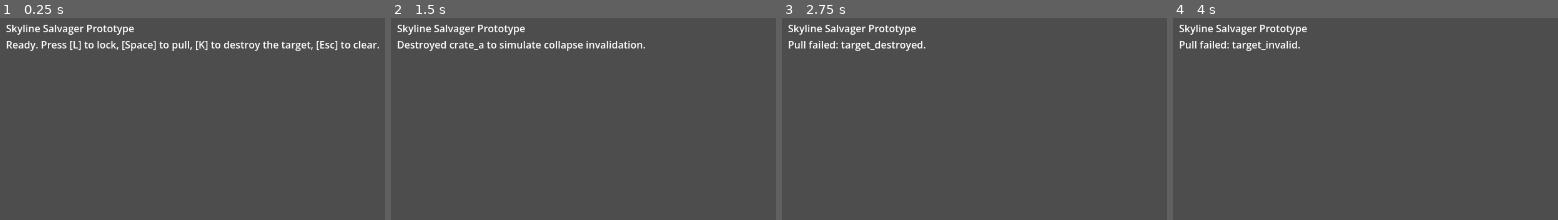
Above: before the commit, frames 1-4 (left to right).
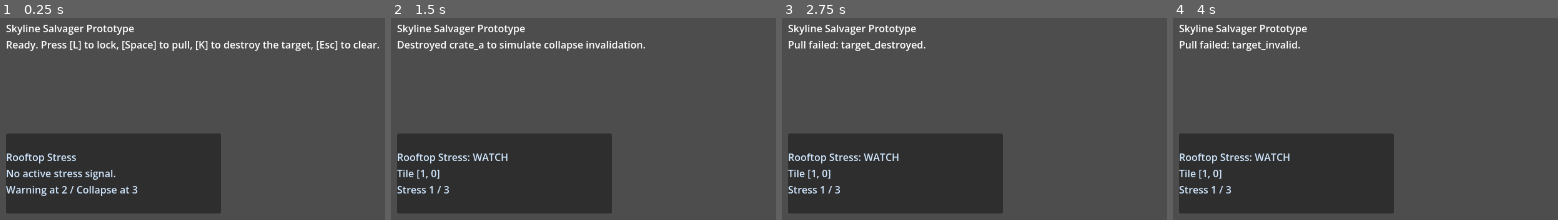
Above: after the commit, the same moments.

Repository: zen-python/Skyline-Salvager
Game: Godot game, scene res://scenes/PrototypeMain.tscn
Two runs of this game, one before a commit and one after it. Both use one fixed random seed, a clock stepped at 60 frames per second and the inputs below.
Inputs:
- Up to frame 1 (0.25 s): no input
- Up to frame 2 (1.5 s): tap L at 0.5, 0.6 s; tap Space at 0.77, 1.25 s; tap K at 1.35 s
- Up to frame 3 (2.75 s): tap Space at 1.52 s; tap Enter at 2 s; tap L at 2.1 s
- Up to frame 4 (4 s): tap Space at 2.75, 3.02, 3.77 s; tap K at 2.85 s; tap Enter at 3.5 s; tap L at 3.6 s

The runs differ from the first frame. In frame 1, 21% of the frame differs, in the area x 1-58%, y 57-97%; in frame 2, 21%; in frame 3, 21%; in frame 4, 21%.

Commit message:
Implement Story 002 rooftop stress telegraph

Diff:
--- a/scenes/PrototypeMain.tscn
+++ b/scenes/PrototypeMain.tscn
@@ -13,3 +13,17 @@
 offset_right = 1040.0
 offset_bottom = 180.0
 text = "Skyline Salvager Prototype"
+
+[node name="StressPanel" type="PanelContainer" parent="CanvasLayer"]
+offset_left = 24.0
+offset_top = 204.0
+offset_right = 368.0
+offset_bottom = 332.0
+
+[node name="StressLabel" type="Label" parent="CanvasLayer/StressPanel"]
+offset_left = 12.0
+offset_top = 12.0
+offset_right = 320.0
+offset_bottom = 108.0
+text = "Rooftop Stress"
+autowrap_mode = 2
--- a/src/gameplay/prototype_main.gd
+++ b/src/gameplay/prototype_main.gd
@@ -4,17 +4,33 @@
 const SalvageCrateScript = preload("res://src/gameplay/salvage_crate.gd")
 const SalvageGridScript = preload("res://src/gameplay/salvage_grid.gd")
 const STATE_PULLING = "pulling"
+const TELEGRAPH_IDLE = "idle"
+const TELEGRAPH_WATCH = "watch"
+const TELEGRAPH_WARNING = "warning"
+const TELEGRAPH_CRITICAL = "critical"
+
+@export var warning_threshold: int = 2
+@export var collapse_threshold: int = 3
+@export var stress_watch_color: Color = Color(0.82, 0.91, 1.0)
+@export var stress_warning_color: Color = Color(1.0, 0.78, 0.31)
+@export var stress_critical_color: Color = Color(1.0, 0.42, 0.42)
 
 @onready var status_label: Label = $CanvasLayer/StatusLabel
+@onready var stress_label: Label = $CanvasLayer/StressPanel/StressLabel
 
 var salvage_grid: Variant = null
 var salvage_beam: Variant = null
 var salvage_crates: Array = []
 var selected_crate_index: int = 0
+var telegraph_tile: Vector2i = Vector2i.ZERO
+var telegraph_stress: int = 0
+var telegraph_state: String = TELEGRAPH_IDLE
+var has_telegraph_tile: bool = false
 
 
 func _ready() -> void:
 	salvage_grid = SalvageGridScript.new()
+	salvage_grid.stress_applied.connect(_on_grid_stress_applied)
 	salvage_beam = SalvageBeamScript.new()
 	salvage_beam.configure(salvage_grid, Vector2i.ZERO)
 	salvage_beam.lock_acquired.connect(_on_lock_acquired)
@@ -23,6 +39,7 @@
 	salvage_beam.pull_step_completed.connect(_on_pull_step_completed)
 	salvage_beam.pull_failed.connect(_on_pull_failed)
 	_spawn_demo_crates()
+	_refresh_stress_telegraph()
 	_refresh_status("Ready. Press [L] to lock, [Space] to pull, [K] to destroy the target, [Esc] to clear.")
 
 
@@ -106,3 +123,66 @@
 
 func _refresh_status(message: String) -> void:
 	status_label.text = "Skyline Salvager Prototype\n%s" % message
+
+
+func get_stress_telegraph_snapshot() -> Dictionary:
+	return {
+		"state": telegraph_state,
+		"tile": telegraph_tile if has_telegraph_tile else null,
+		"stress": telegraph_stress,
+		"warning_threshold": warning_threshold,
+		"collapse_threshold": collapse_threshold,
+		"text": stress_label.text,
+	}
+
+
+func _on_grid_stress_applied(tile: Vector2i, previous_value: int, new_value: int, source: String) -> void:
+	telegraph_tile = tile
+	telegraph_stress = new_value
+	has_telegraph_tile = true
+	telegraph_state = _get_telegraph_state(new_value)
+	_refresh_stress_telegraph()
+
+
+func _get_telegraph_state(stress_value: int) -> String:
+	if stress_value >= collapse_threshold:
+		return TELEGRAPH_CRITICAL
+	if stress_value >= warning_threshold:
+		return TELEGRAPH_WARNING
+	return TELEGRAPH_WATCH
+
+
+func _refresh_stress_telegraph() -> void:
+	var heading := "Rooftop Stress"
+	var body := "No active stress signal."
+
+	if has_telegraph_tile:
+		heading = "Rooftop Stress: %s" % telegraph_state.to_upper()
+		body = "Tile %s\nStress %d / %d" % [
+			_format_tile(telegraph_tile),
+			telegraph_stress,
+			collapse_threshold,
+		]
+		if telegraph_state == TELEGRAPH_WARNING:
+			body += "\nWarning threshold reached."
+		elif telegraph_state == TELEGRAPH_CRITICAL:
+			body += "\nCollapse threshold reached."
+	else:
+		body += "\nWarning at %d / Collapse at %d" % [warning_threshold, collapse_threshold]
+
+	stress_label.text = "%s\n%s" % [heading, body]
+	stress_label.add_theme_color_override("font_color", _get_telegraph_color())
+
+
+func _get_telegraph_color() -> Color:
+	match telegraph_state:
+		TELEGRAPH_WARNING:
+			return stress_warning_color
+		TELEGRAPH_CRITICAL:
+			return stress_critical_color
+		_:
+			return stress_watch_color
+
+
+func _format_tile(tile: Vector2i) -> String:
+	return "[%d, %d]" % [tile.x, tile.y]
--- /dev/null
+++ b/tests/runtime/story_002_runtime_check.gd
@@ -0,0 +1,74 @@
+extends SceneTree
+
+const PrototypeScene = preload("res://scenes/PrototypeMain.tscn")
+const SalvageCrateScript = preload("res://src/gameplay/salvage_crate.gd")
+
+
+func _initialize() -> void:
+	var prototype = PrototypeScene.instantiate()
+	root.add_child(prototype)
+	await process_frame
+
+	var first_snapshot: Dictionary = prototype.get_stress_telegraph_snapshot()
+	if not _assert(first_snapshot.state == "idle", "expected telegraph to start idle"):
+		return
+	if not _assert(first_snapshot.text.contains("No active stress signal."), "expected idle telegraph text"):
+		return
+
+	var crate_a = prototype.salvage_crates[0]
+	if not _assert(prototype.salvage_beam.try_lock_on(crate_a), "expected first crate lock-on"):
+		return
+	if not _assert(prototype.salvage_beam.activate_beam(), "expected beam activation for first crate"):
+		return
+	if not _assert(prototype.salvage_beam.tick_pull(), "expected first pull tick to complete"):
+		return
+
+	var watch_snapshot: Dictionary = prototype.get_stress_telegraph_snapshot()
+	if not _assert(watch_snapshot.state == "watch", "expected watch state after first stress event"):
+		return
+	if not _assert(watch_snapshot.tile == Vector2i(2, 0), "expected newest stressed tile to be [2, 0]"):
+		return
+	if not _assert(watch_snapshot.stress == 1, "expected stress value 1 after first pull tick"):
+		return
+
+	if not _assert(prototype.salvage_beam.tick_pull(), "expected second pull tick to complete"):
+		return
+
+	var updated_snapshot: Dictionary = prototype.get_stress_telegraph_snapshot()
+	if not _assert(updated_snapshot.tile == Vector2i(1, 0), "expected telegraph to update to the newest stressed tile"):
+		return
+
+	if not _assert(prototype.salvage_beam.tick_pull(), "expected third pull tick to retrieve first crate"):
+		return
+	if not _assert(prototype.salvage_beam.state == prototype.salvage_beam.STATE_IDLE, "expected beam to clear after retrieval"):
+		return
+
+	var warning_crate = SalvageCrateScript.new("crate_warning", Vector2i(2, 0))
+	if not _assert(prototype.salvage_beam.try_lock_on(warning_crate), "expected warning crate lock-on"):
+		return
+	if not _assert(prototype.salvage_beam.activate_beam(), "expected beam activation for warning crate"):
+		return
+	if not _assert(prototype.salvage_beam.tick_pull(), "expected warning pull tick to complete"):
+		return
+
+	var warning_snapshot: Dictionary = prototype.get_stress_telegraph_snapshot()
+	if not _assert(warning_snapshot.state == "warning", "expected warning state when warning threshold is reached"):
+		return
+	if not _assert(warning_snapshot.tile == Vector2i(1, 0), "expected warning tile to reflect the newest stressed tile"):
+		return
+	if not _assert(warning_snapshot.stress == 2, "expected stress value 2 at the warning threshold"):
+		return
+	if not _assert(warning_snapshot.text.contains("Stress 2 / 3"), "expected threshold text in the warning panel"):
+		return
+
+	print("RUNTIME CHECK PASS: Story 002 rooftop stress telegraph")
+	quit(0)
+
+
+func _assert(condition: bool, message: String) -> bool:
+	if condition:
+		return true
+
+	push_error("RUNTIME CHECK FAIL: %s" % message)
+	quit(1)
+	return false
Not shown, changed: docs/WORKFLOW-TRACE.md
Not shown, added: production/epics/salvage/story-002-rooftop-stress-telegraph.md
Not shown, added: production/qa/test-evidence/story-002-rooftop-stress-telegraph.md
Not shown, added: production/reviews/story-002-code-review.md
Not shown, added: production/reviews/story-002-done.md
Not shown, added: production/reviews/story-002-readiness.md
Not shown, changed: production/sprints/sprint-01.md
